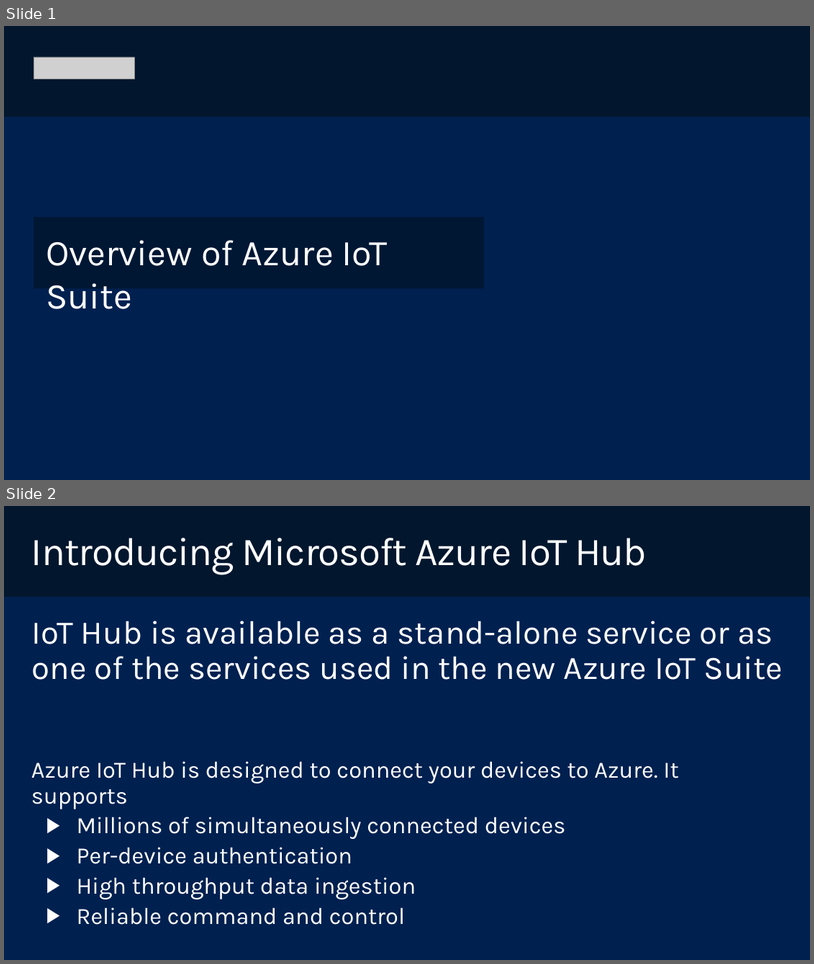
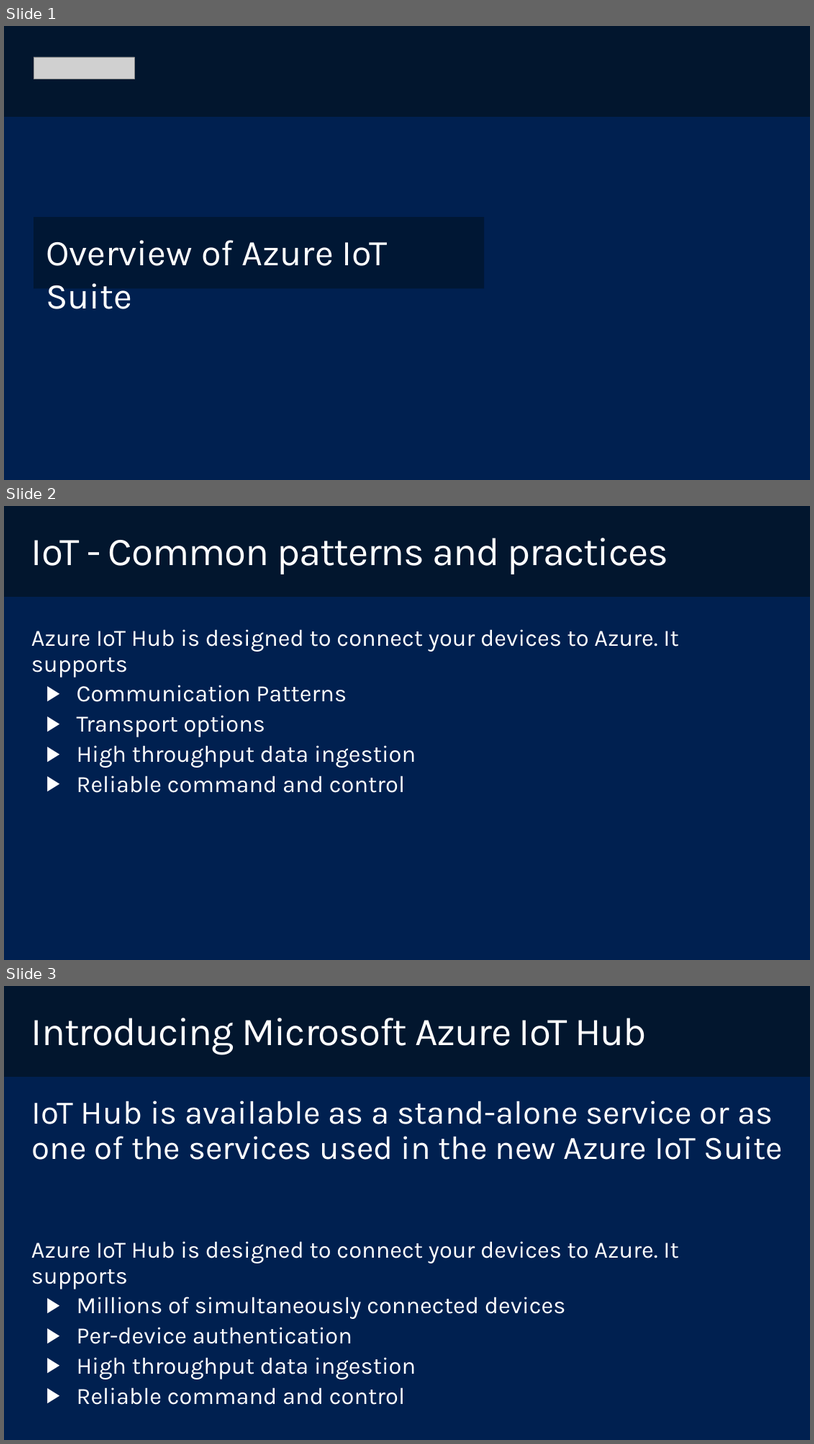
Before and after one commit to wmmihaa/integrate2017, a slide deck: presentation/IoT - Common patterns and practices.pptx. Shown one above the other, each under a label of ours: slides 1 and 2 before the commit, slides 1, 2 and 3 after it. The pictures are 814x964 and 814x1444 pixels, drawn with LibreOffice and Linux fonts; fonts in the diff are those of the drawing; grey boxes stand for pictures; background and template pictures are left out. Boxes give left, top, right and bottom in pixels: in the first picture for what was removed or moved away, otherwise in the second. Text is boxed around its words. In the diff, an @@ line names an element or a change of style, - is before the commit and + after.

```diff
--- a/presentation/IoT - Common patterns and practices.pptx
+++ b/presentation/IoT - Common patterns and practices.pptx
@@ slide 2 added at [4, 506, 810, 960], background gradient #002050 to #02162E @@
@@ title added at [31, 538, 669, 574], 48 pt, text #FFFFFF @@
+IoT - Common patterns and practices
@@ text added at [31, 629, 679, 793], 28.6 pt, text #FFFFFF @@
+    Azure IoT Hub is designed to connect your devices to Azure. It supports
+      ▶ Communication Patterns
+      ▶ Transport options
+      ▶ High throughput data ingestion
+      ▶ Reliable command and control
@@ what was slide 2 is now slide 3 @@
```
Also in this commit, not shown: 4 slides changed, 3 other files.
